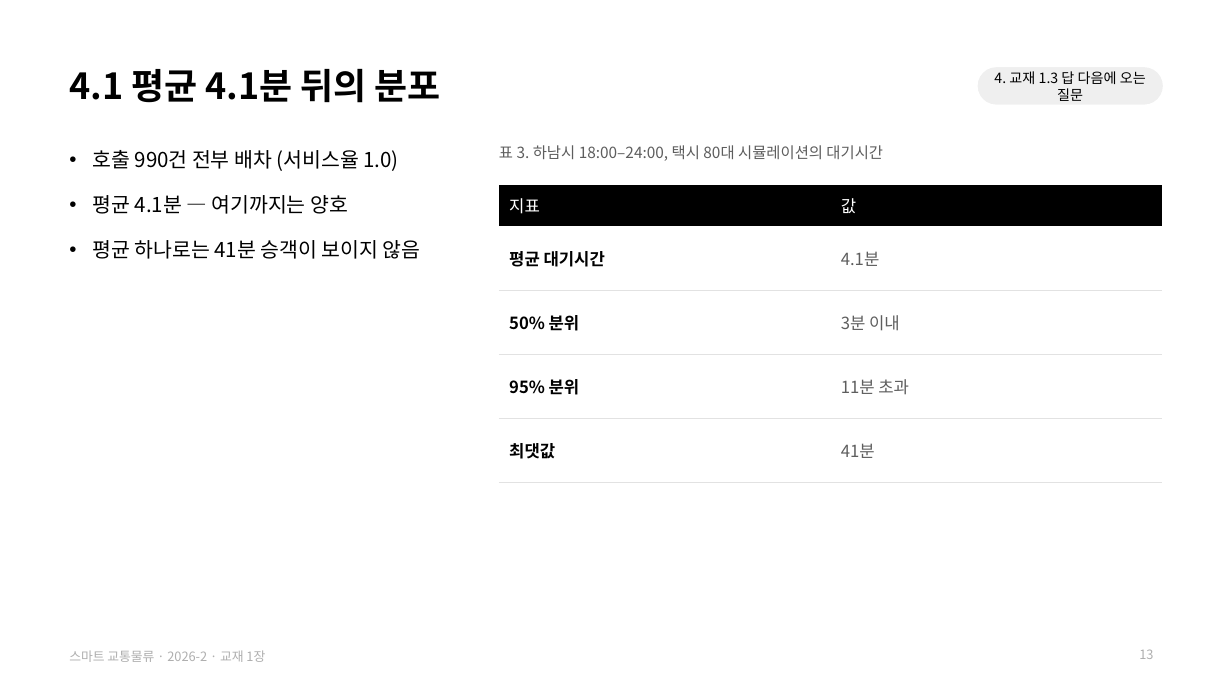
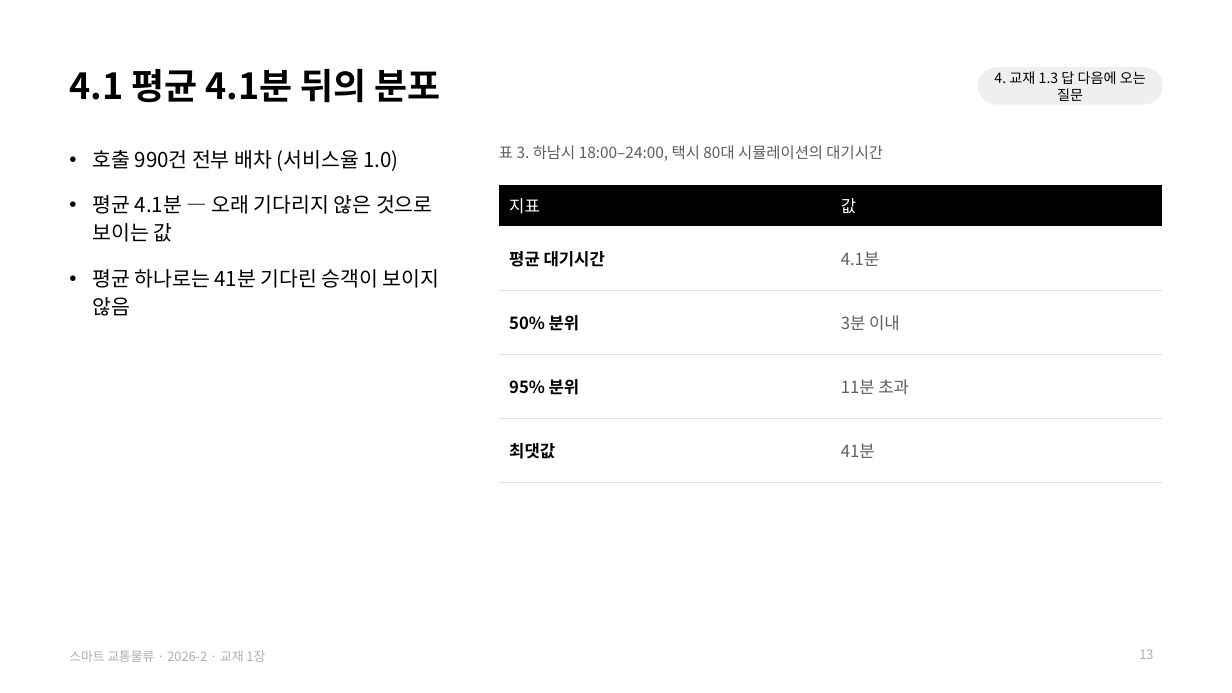
Before and after one commit to jihoyeo/smart-transport-logistics, a slide deck: slide 13 of slides/week01/ch01_why.pptx. Drawn at 1232x693 pixels with LibreOffice and Linux fonts; fonts in the diff are those of the drawing. Boxes give left, top, right and bottom in pixels: in the first picture for what was removed or moved away, otherwise in the second. Text is boxed around its words. In the diff, an @@ line names an element or a change of style, - is before the commit and + after.

```diff
--- a/slides/week01/ch01_why.pptx
+++ b/slides/week01/ch01_why.pptx
@@ text at <box>92,195,440,316</box>: text changed @@
-• 평균 4.1분 — 여기까지는 양호
-• 평균 하나로는 41분 승객이 보이지 않음
+• 평균 4.1분 — 오래 기다리지 않은 것으로 보이는 값
+• 평균 하나로는 41분 기다린 승객이 보이지 않음
```
Also in this commit, not shown: 14 other slides changed, 1 other file.
